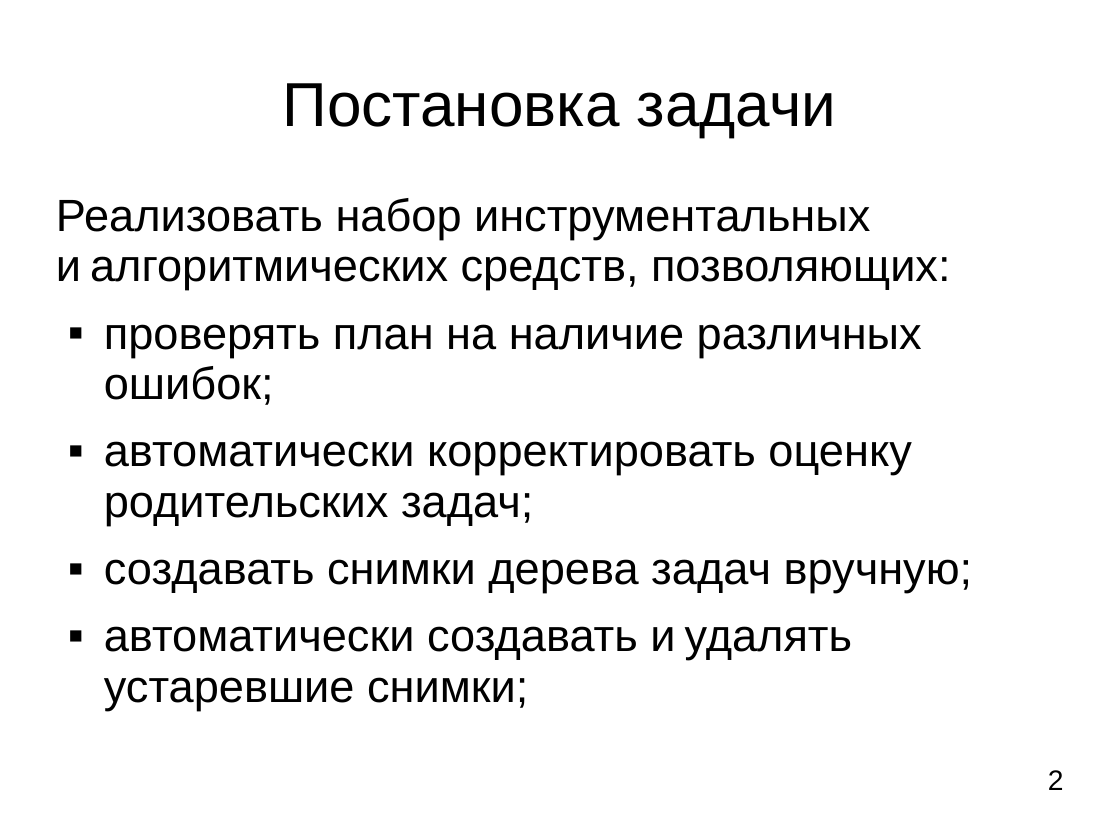
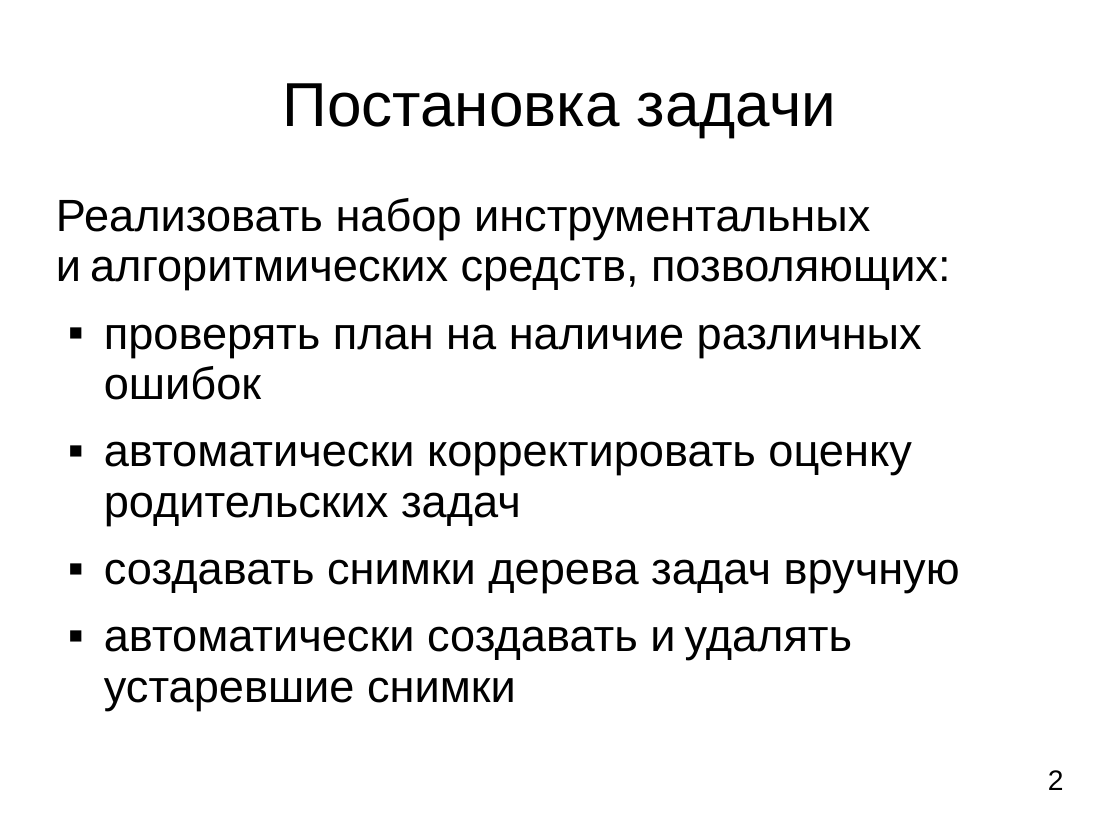
Before and after one commit to LilyTs/Diplom, a slide deck: slide 2 of Цаплина_(Дипломная).ppt. Drawn at 1120x840 pixels with LibreOffice and Linux fonts; fonts in the diff are those of the drawing. Boxes give left, top, right and bottom in pixels: in the first picture for what was removed or moved away, otherwise in the second. Text is boxed around its words. In the diff, an @@ line names an element or a change of style, - is before the commit and + after.

```diff
--- a/Цаплина_(Дипломная).ppt
+++ b/Цаплина_(Дипломная).ppt
@@ text at bbox=[104, 324, 960, 711]: text changed @@
-▪ проверять план на наличие различных ошибок;
-▪ автоматически корректировать оценку родительских задач;
-▪ создавать снимки дерева задач вручную;
-▪ автоматически создавать и удалять устаревшие снимки;
+▪ проверять план на наличие различных ошибок
+▪ автоматически корректировать оценку родительских задач
+▪ создавать снимки дерева задач вручную
+▪ автоматически создавать и удалять устаревшие снимки
```
Also in this commit, not shown: 7 other slides changed, 4 slides added, 13 slides removed, 2 other files.
